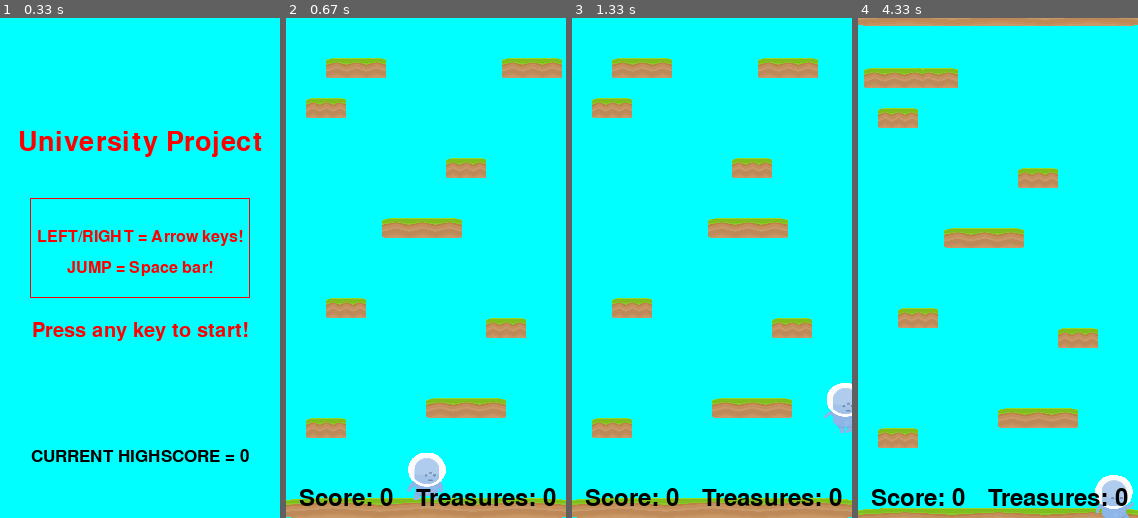
Above: before the commit, frames 1-4 (left to right).
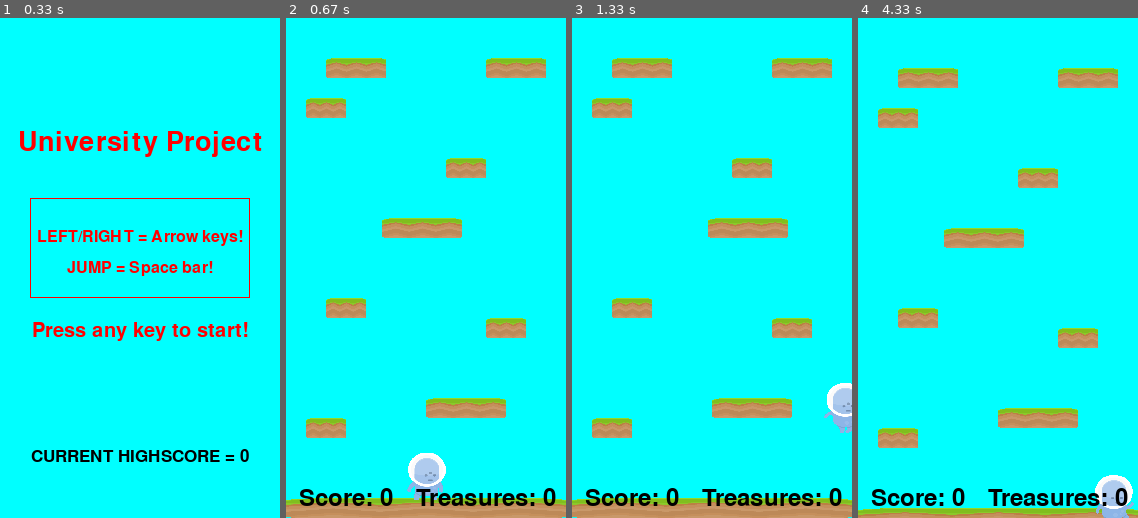
Above: after the commit, the same moments.

Repository: Calum-Johnston/pygame_2d_platformer
Game: pygame game, started from main.py
Two runs of this game, one before a commit and one after it. Both use one fixed random seed, a clock stepped at 60 frames per second and the inputs below.
Inputs:
- Up to frame 1 (0.33 s): no input
- Up to frame 2 (0.67 s): tap Space at 0.33 s
- Up to frame 3 (1.33 s): hold Right 0.67-1.13 s; hold Right from 1.17 s (still down); tap Space at 1.23 s
- Up to frame 4 (4.33 s): tap Space at 1.53, 1.73, 2.03, 2.63, 2.93, 3.07, 3.37, 4.13 s; release Right at 1.63 s; hold Left 1.67-2.2 s; hold Left 2.57-2.97 s; hold Right 3-3.63 s; hold Left from 4.07 s (still down)

Frame 1 is identical in both runs. In frame 2, 0.5% of the frame differs, in the area x 71-99%, y 8-12%; in frame 3, 0.4%; in frame 4, 3.0%, in the area x 0-100%, y 0-14%.

Commit message:
Added difficulty to the game

Diff:
--- a/Issues.txt
+++ b/Issues.txt
@@ -1,8 +1,7 @@
 Still to do:
-- Collisions between player and projectiles
-- Change enemy spawn, flag spawn, platform spawn, etc
-- Make platforms more difficult as score increases (more moving, faster moving, greater distance, etc)
-- Build some pre-built challenge parts (more mobs, hard jumps, etc)
+- Flag spawn (once every 100)
+- Add platform you cannot jump through (only for challenge sections)
+- Add sound
 
 
 MAKE TICK COUNT A THING IN PLAYER
@@ -13,6 +12,8 @@
 - Implement equation to calculate max jump height (for platform gen.) (Issue here - To do with checking for collision and resetting y value)
 - Make scaling automatic (for loading in images)
 - Make it so it works for any size screen
+- Build some pre-built challenge parts (more mobs, hard jumps, etc)
+- Add platform you cannot jump through (only for challenge sections)
 - General improvements to code, design, layout!!!
 
 
--- a/main.py
+++ b/main.py
@@ -60,8 +60,21 @@
     """ Setups basic game variables """
     def setupGame(self):
         # Define the player's score
+        self.scoreToNextDiff = 5
         self.score = 0
+
+        # Flag related variables
         self.flags_captured = 0
+        self.place_flag = False
+
+
+        # Define DIFFICULTY SETTINGS
+        self.difficulty = 0
+        self.difficulty_platform_dist = 0
+        self.platform_movement_speed = [PLATFORM_MOVING_SPEED]
+        self.platform_movement_chance = PLATFORM_MOVING_CHANCE
+        self.enemy_spawn_chance = ENEMY_SPAWN_CHANCE
+        self.enemy_moving_speed = ENEMY_MOVING_SPEED
 
         # Define sprite groups
         self.player_sprites = pygame.sprite.Group()
@@ -78,10 +91,6 @@
         self.loadNewPlatforms(True)
         self.loadNewPlatforms(False)
         self.distanceToNextBuild = HEIGHT
-
-        # Define first enemy (test)
-        self.enemy = Enemy(WIDTH / 2, -400, 40, 50, self)
-        self.enemy_sprites.add(self.enemy)
 
         # Create the camera
         self.camera = Camera(self, self.player, self.platform_sprites, self.enemy_sprites, self.projectile_sprites, self.item_sprites)
@@ -107,29 +116,49 @@
                 self.gameinstance = False
 
 
-    """ This method is run each time through the frame. It
-        updates positions and checks for collisions. """
+    """ Updates game objects (animations, position, etc) """
     def update(self):
         # Update player sprite and then camera
+        self.sprite_Update()
+        self.camera_Update()
+        self.difficulty_Update()
+
+    """ Update sprites in the game """
+    def sprite_Update(self):
         self.player_sprites.update()
         self.platform_sprites.update()
         self.enemy_sprites.update()
         self.projectile_sprites.update()
         self.item_sprites.update()
 
+    """ Updates camera & builds new platforms """
+    def camera_Update(self):
         self.camera.update()
 
+        # Generate next part of level (both randomly & prebuilt)
+        if self.camera.distanceMoved > self.distanceToNextBuild:
+            self.buildRandomPlatforms()
+            self.camera.distanceMoved = 0
+
+    """ Updates game variables, difficulty, enemies and more """
+    def difficulty_Update(self):
         # If player falls out of the screen, end game
         if(self.player.rect.top > HEIGHT):
             self.gameinstance = False
 
-        # Generate next part of level (both randomly & prebuilt)
-        if self.camera.distanceMoved > self.distanceToNextBuild:
-            if(rd.randrange(0, 20) < 1):
-                self.loadNewPlatforms(False)
-            else:
-                self.buildRandomPlatforms()
-            self.camera.distanceMoved = 0
+        if(self.scoreToNextDiff == 0):
+            self.scoreToNextDiff = 5
+            if(len(self.platform_movement_speed) < 3):
+                self.platform_movement_speed.append(self.platform_movement_speed[len(self.platform_movement_speed) - 1] + 1)
+            if(self.platform_movement_chance > 5):
+                self.platform_movement_chance -= 1
+            if(self.difficulty_platform_dist < 60):
+                self.difficulty_platform_dist += 10
+            if(self.enemy_spawn_chance > 500):
+                self.enemy_spawn_chance -= 100
+
+            # Put a new flag down!
+            self.place_flag = True
 
 
     """ Display everything to the screen for the game. """
@@ -165,10 +194,18 @@
 
 
     """ Loads pre-built platforms into the game (just out of view)
-        based on textfiles read in previously. """
+        based on textfiles read in previously.
+        CURRENTLY NOT IN USE"""
     def loadNewPlatforms(self, newGame):
-        if(newGame): new_Section = easy[0]
-        else: new_Section = easy[0] # rd.randrange(0, 5)
+        if(newGame):
+            new_Section = easy[0]
+        else:
+            if(self.difficulty == 0):
+                new_Section = easy[rd.randrange(1, len(easy))]
+            elif(self.difficulty == 1):
+                new_Section = medium[rd.randrange(0, len(medium))]
+            elif(self.difficulty == 2):
+                new_Section = hard[rd.randrange(0, len(hard))]
 
         start_X = 0; start_Y = 0; width_pt = 0
         for y in range(0, len(new_Section) - 1) :
@@ -178,8 +215,8 @@
                         start_X  = x * 20 - 20; start_Y = y * 20 - 20
                     if(new_Section[y][0][x] == "x" and new_Section[y][0][x + 1] != "x"):
                         width_pt = (x * 20) - start_X
-                        if(newGame): self.pt = Platform(start_X, start_Y, width_pt, 20, self)
-                        else: self.pt = Platform(start_X, start_Y - HEIGHT, width_pt, 20, self)
+                        if(newGame): self.pt = Platform(start_X, start_Y, width_pt, 20, self.place_flag, self)
+                        else: self.pt = Platform(start_X, start_Y - HEIGHT, width_pt, 20, self.place_flag, self)
                         self.platform_sprites.add(self.pt)
 
         self.distanceToNextBuild = HEIGHT
@@ -187,7 +224,6 @@
 
     """ Bulids random platforms to cushion prebuilt platforms - gives
         the appearance of entirely randomised level. """
-    # ONLY FUNCTION I WANT TO IMPROVE
     def buildRandomPlatforms(self):
         # Get closest platform
         closestPlatform_Distance = 1000
@@ -199,12 +235,18 @@
         for x in range(0, 6):
             width = rd.randrange(RANDOM_WIDTH_MIN, RANDOM_WIDTH_MAX)
             x = rd.randrange(0, WIDTH - width)
-            y = rd.randrange(min(closestPlatform_Distance - 130, -1), min(closestPlatform_Distance - 60, 1))  # 60 is arbitrary, 130 is based on jump height
-            pt = Platform(x, y, width, 20, self)
+            y = rd.randrange(min(closestPlatform_Distance - 130, -1), min(closestPlatform_Distance - self.difficulty_platform_dist - 60, 1))
+
+            if(self.place_flag):
+                pt = Platform(x, y, width, 20, self.place_flag, self)
+                self.place_flag = False
+            else:
+                pt = Platform(x, y, width, 20, self.place_flag, self)
             self.platform_sprites.add(pt)
+
             if(x == 0):
                 firstPositionY = y
-            closestPlatform_Distance = y # Reset y, and restart
+            closestPlatform_Distance = y
 
         self.distanceToNextBuild = abs(firstPositionY - closestPlatform_Distance)
 
--- a/sections/easy/easy_2.txt
+++ b/sections/easy/easy_2.txt
@@ -1,26 +1,26 @@
 ################
+#--------------#
+#--xxx---------#
 #--------------#
 #--------------#
 #--------------#
 #--------------#
+#---------xxx--#
 #--------------#
 #--------------#
 #--------------#
 #--------------#
+#--xxx---------#
 #--------------#
 #--------------#
 #--------------#
 #--------------#
+#---------xxx--#
 #--------------#
 #--------------#
 #--------------#
 #--------------#
-#--------------#
-#--------------#
-#--------------#
-#--------------#
-#--------------#
-#--------------#
+#--xxx---------#
 #--------------#
 #--------------#
 #--------------#
--- a/sections/easy/easy_3.txt
+++ b/sections/easy/easy_3.txt
@@ -1,27 +1,27 @@
 ################
 #--------------#
+#--xx------xx--#
+#--------------#
+#------xx------#
+#--------------#
+#--xx------xx--#
+#-----xxxx-----#
 #--------------#
 #--------------#
+#--xx------xx--#
+#--------------#
+#------xx------#
+#--------------#
+#--xx------xx--#
+#-----xxxx-----#
 #--------------#
 #--------------#
+#--xx------xx--#
 #--------------#
+#------xx------#
 #--------------#
-#--------------#
-#--------------#
-#--------------#
-#--------------#
-#--------------#
-#--------------#
-#--------------#
-#--------------#
-#--------------#
-#--------------#
-#--------------#
-#--------------#
-#--------------#
-#--------------#
-#--------------#
-#--------------#
+#--xx------xx--#
+#-----xxxx-----#
 #--------------#
 #--------------#
 ################
--- a/sections/easy/easy_4.txt
+++ b/sections/easy/easy_4.txt
@@ -1,27 +1,27 @@
 ################
+#--------------#
+#--------------#
+#-xxxx---------#
 #--------------#
 #--------------#
 #--------------#
 #--------------#
+#------xx------#
 #--------------#
 #--------------#
 #--------------#
+#-xxxx---------#
+#--------------#
+#---------xxx---#
+#--------------#
+#--------------#
+#-xxxx---------#
 #--------------#
 #--------------#
 #--------------#
+#-xxxx---------#
 #--------------#
-#--------------#
-#--------------#
-#--------------#
-#--------------#
-#--------------#
-#--------------#
-#--------------#
-#--------------#
-#--------------#
-#--------------#
-#--------------#
-#--------------#
+#-----------xx-#
 #--------------#
 #--------------#
 ################
--- a/sections/easy/easy_5.txt
+++ b/sections/easy/easy_5.txt
@@ -1,26 +1,26 @@
 ################
 #--------------#
 #--------------#
+#--xxx---------#
 #--------------#
 #--------------#
 #--------------#
+#-------xxxx---#
 #--------------#
 #--------------#
 #--------------#
+#--xx---xx-----#
 #--------------#
 #--------------#
 #--------------#
+#-xxx-----xxx--#
+#--------------#
+#--------------#
+#------xxxx----#
 #--------------#
 #--------------#
 #--------------#
-#--------------#
-#--------------#
-#--------------#
-#--------------#
-#--------------#
-#--------------#
-#--------------#
-#--------------#
+#-xxx----------#
 #--------------#
 #--------------#
 #--------------#
--- a/settings.py
+++ b/settings.py
@@ -13,6 +13,10 @@
 # Platform settings
 PLATFORM_MOVING_CHANCE = 10
 PLATFORM_MOVING_SPEED = 1
+
+# Enemy settings
+ENEMY_SPAWN_CHANCE = 1000
+ENEMY_MOVING_SPEED = 1
 
 # Random Generation settings
 RANDOM_WIDTH_MIN = 40
--- a/sprites.py
+++ b/sprites.py
@@ -221,10 +221,11 @@
 
 
 
+
 ''' PLATFORM SPRITE '''
 class Platform(pygame.sprite.Sprite):
 
-    def __init__(self, plat_X, plat_Y, plat_Width, plat_Height, game):
+    def __init__(self, plat_X, plat_Y, plat_Width, plat_Height, place_flag, game):
         super().__init__()
 
         # Set the game instance
@@ -233,6 +234,9 @@
         # Load in potential platforms
         self.loadImages()
 
+        # Do we place a flag
+        self.place_flag = place_flag
+
         # Determine image
         self.image = pygame.transform.scale(self.platform_frames[0], (plat_Width, plat_Height))
 
@@ -246,16 +250,19 @@
         self.initialise_Randomness()
 
     def initialise_Randomness(self):
-        # Is the platform going to be moving?
+
+        # Is the platform going to have a flag?
+        if(self.place_flag):
+            flag = Flag(rd.randrange(self.rect.left, self.rect.right), self.rect.top, self.game)
+            self.game.item_sprites.add(flag)
+
+        # Is the platform going to be moving (only if it has no flag?
         self.movingX = False
-        self.movingX_Speed = PLATFORM_MOVING_SPEED
-        if(rd.randrange(0, PLATFORM_MOVING_CHANCE) == 0):
-            self.movingX = True
-
-        # Is the platform going to have
-        if(rd.randrange(0, 50) < 1 and self.movingX == False):
-            flag = Flag(self.rect.centerx, self.rect.top, self.game)
-            self.game.item_sprites.add(flag)
+        if(not self.place_flag):
+            self.movingX_Speed = rd.choice(self.game.platform_movement_speed)
+            if(rd.randrange(0, self.game.platform_movement_chance) == 0):
+                self.movingX = True
+
 
     def update(self):
         # If platform moves horizontally, move it
@@ -299,24 +306,28 @@
         self.mask = pygame.mask.from_surface(self.image)
 
         # Define velocity varaible
-        self.velocity = vec(1, 0)
+        self.velocity = vec(ENEMY_MOVING_SPEED, 0)
 
     def update(self):
-        # Animate the enemy
-        self.animate()
-
-        # Produce projectile
-        if(rd.randrange(0, 1000) < 1):
-            proj = Projectile(self.rect.centerx, self.rect.centery, self.game.player.rect.centerx, self.game.player.rect.centery, self.game)
-            self.game.projectile_sprites.add(proj)
-
-        # Enemy will bounce off the wall
-        if(self.rect.right > WIDTH or self.rect.left < 0):
-            self.velocity.x = -self.velocity.x
-        self.rect.x += self.velocity.x
-
-        # Update tickcount
-        self.tickCount += 1
+
+        # If on the screen
+        if(self.rect.bottom >= 0 and self.rect.top <= HEIGHT):
+
+            # Animate the enemy
+            self.animate()
+
+            # Enemy will bounce off the wall
+            if(self.rect.right > WIDTH or self.rect.left < 0):
+                self.velocity.x = -self.velocity.x
+            self.rect.x += self.velocity.x
+
+            # Produce projectile
+            if(rd.randrange(0, 1000) < 1):
+                proj = Projectile(self.rect.centerx, self.rect.centery, self.game.player.rect.centerx, self.game.player.rect.centery, self.game)
+                self.game.projectile_sprites.add(proj)
+
+            # Update tickcount and speedtick
+            self.tickCount += 1
 
     def animate(self):
         if(self.tickCount > 15):
@@ -344,6 +355,7 @@
 
 
 
+
 ''' PROJECTILE CLASS '''
 class Projectile(pygame.sprite.Sprite):
 
@@ -394,6 +406,7 @@
 
 
 
+
 ''' FLAG CLASS '''
 class Flag(pygame.sprite.Sprite):
 
@@ -415,7 +428,8 @@
 
         # Fetch the rectangle object that has the dimensions of the image.
         self.rect = self.image.get_rect()
-        self.rect.midbottom = (flag_X, flag_Y)
+        self.rect.left = flag_X - 2
+        self.rect.bottom = flag_Y
 
         # Define the enemy mask
         self.mask = pygame.mask.from_surface(self.image)
--- a/utilities.py
+++ b/utilities.py
@@ -1,5 +1,7 @@
 import pygame
+import random as rd
 from settings import *
+from sprites import Enemy
 
 ''' CAMERA  '''
 class Camera():
@@ -13,9 +15,10 @@
         self.projectiles = projectiles
         self.items = items
 
+
     def update(self):
-        # Move camera upward if player is moving update
-        if self.player.rect.top <= HEIGHT * 0.3:
+        # Move camera upward if player is moving upward above a certain point
+        if (self.player.rect.top <= HEIGHT * 0.3 and abs(self.player.velocity.y) > 0):
             # Update player
             self.player.position.y += abs(self.player.velocity.y)
             self.distanceMoved += abs(self.player.velocity.y)
@@ -27,6 +30,7 @@
                 if platform.rect.top >= HEIGHT:
                     platform.kill()
                     self.game.score += 1
+                    self.game.scoreToNextDiff -= 1
 
             # Update enemies
             for enemy in self.enemies:
@@ -34,21 +38,28 @@
                 enemy.rect.y += abs(self.player.velocity.y)
                 if enemy.rect.top >= HEIGHT:
                     enemy.kill()
-                    self.game.score += 1
 
             # Update projectiles
             for proj in self.projectiles:
                 proj.currentY += abs(self.player.velocity.y)
+                if(proj.rect.top >= HEIGHT):
+                    proj.kill()
 
             # Update items
             for item in self.items:
                 item.rect.y += abs(self.player.velocity.y)
+                if(item.rect.top >= HEIGHT):
+                    item.kill()
+
+            # Spawn new enemies (only when screen is generated)
+            if(rd.randrange(0, self.game.enemy_spawn_chance) < 1 and len(self.game.enemy_sprites) < 3):
+                self.enemy = Enemy(rd.randrange((WIDTH // 2) - (WIDTH // 4), (WIDTH // 2) + (WIDTH // 4)), 0 - (HEIGHT / 2), 40, 50, self.game)
+                self.game.enemy_sprites.add(self.enemy)
 
 
 ''' SPRITESHEET '''
-# http://programarcadegames.com/python_examples/en/sprite_sheets/
 class SpriteSheet():
-
+    # http://programarcadegames.com/python_examples/en/sprite_sheets/
     def __init__(self, filename):
         try:
             self.spritesheet = pygame.image.load("res/img/" + filename).convert()
Not shown, changed: Assignment/game.spec.2019.docx
Not shown, added: Assignment/~$me.spec.2019.docx
